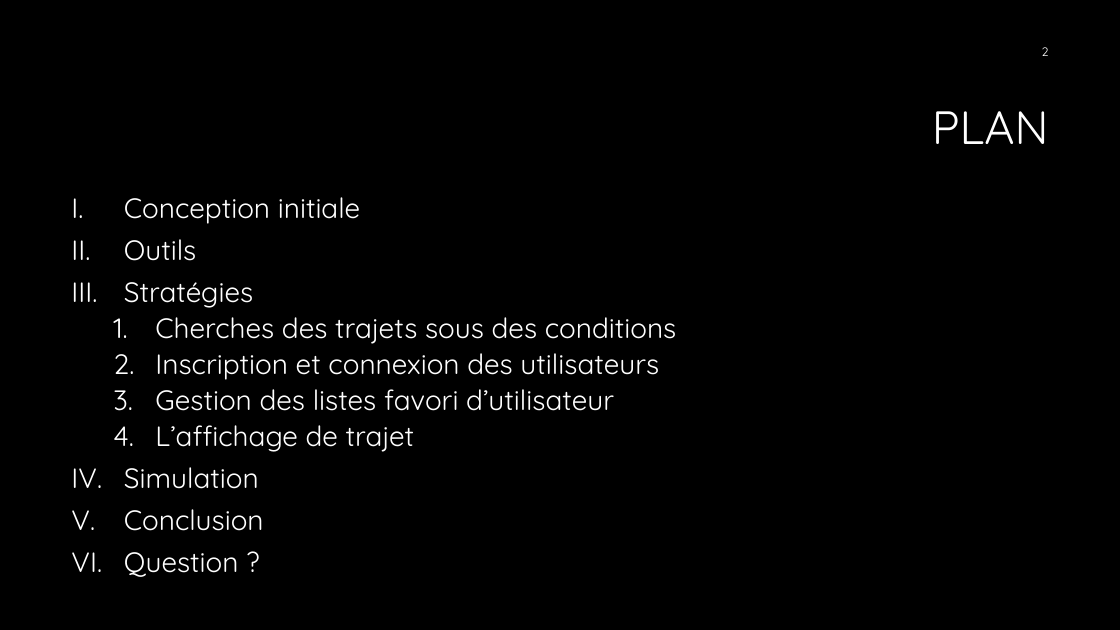
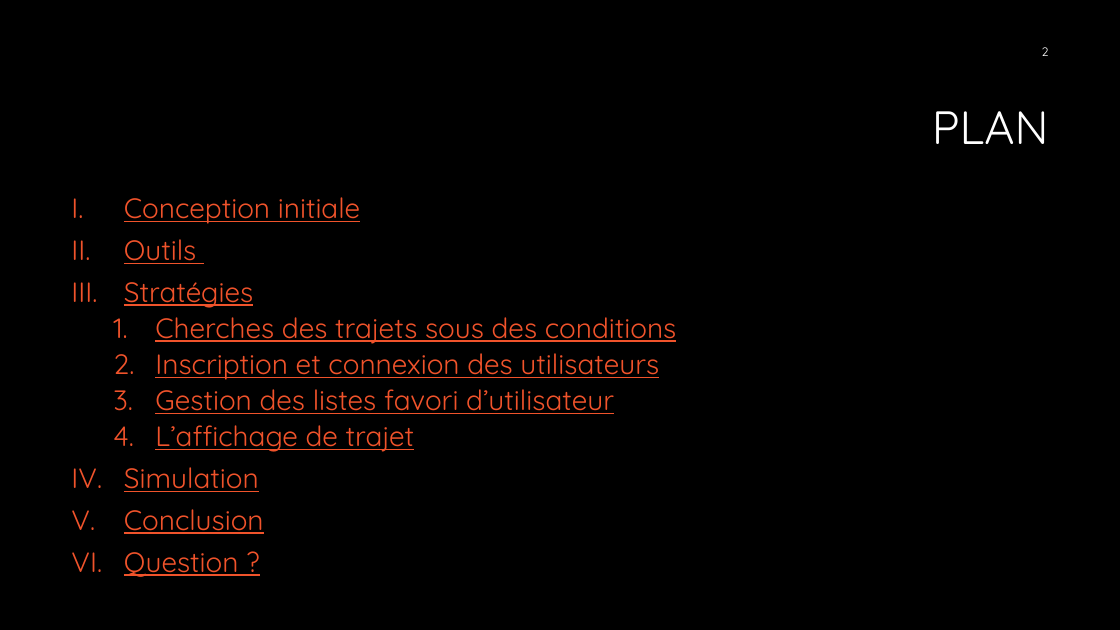
Before and after one commit to ruiwen29/ProjetGLA, a slide deck: slide 2 of soutenance navi.pptx. Drawn at 1120x630 pixels with LibreOffice and Linux fonts; fonts in the diff are those of the drawing; background and template pictures are left out. Boxes give left, top, right and bottom in pixels: in the first picture for what was removed or moved away, otherwise in the second. Text is boxed around its words. In the diff, an @@ line names an element or a change of style, - is before the commit and + after.

```diff
--- a/soutenance navi.pptx
+++ b/soutenance navi.pptx
@@ text "Conception initiale" at [124, 197, 677, 577]: text colour #FFFFFF to #F0532B, underline on @@
```
Also in this commit, not shown: 2 other slides changed, 30 other files.
